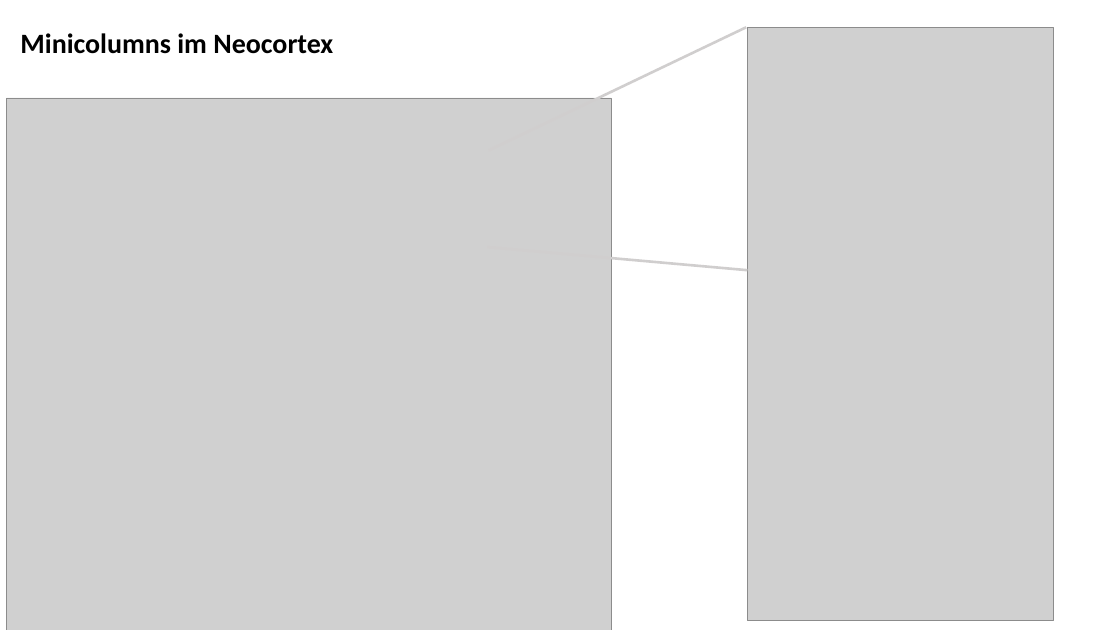
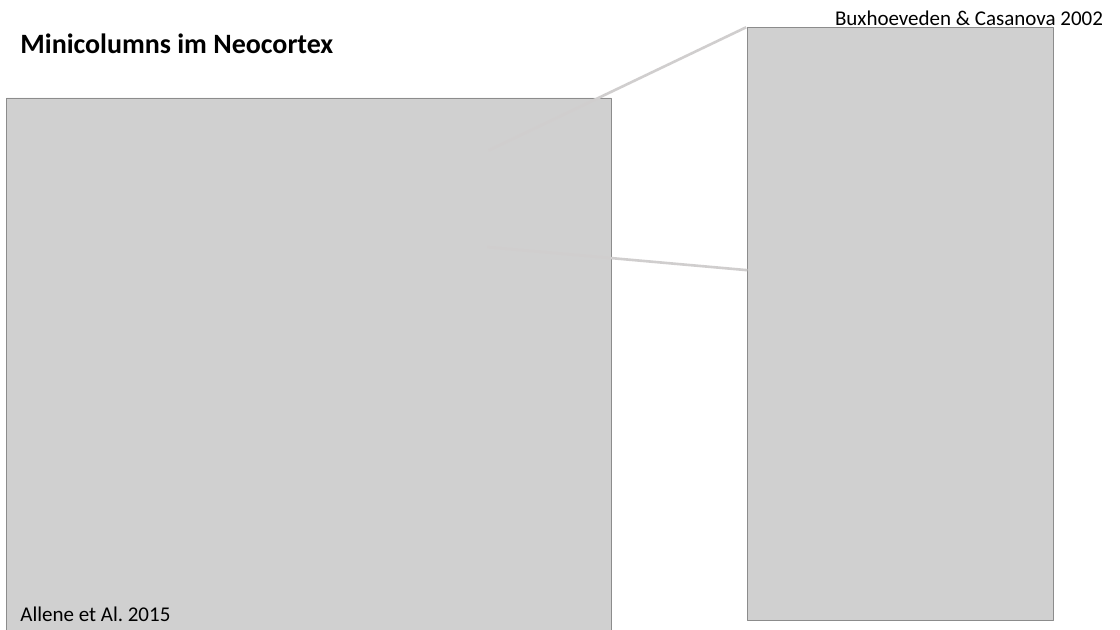
Before and after one commit to danck/hsem, a slide deck: slide 13 of Vortrag/hsem.pptx. Drawn at 1120x630 pixels with LibreOffice and Linux fonts; fonts in the diff are those of the drawing; grey boxes stand for pictures. Boxes give left, top, right and bottom in pixels: in the first picture for what was removed or moved away, otherwise in the second. Text is boxed around its words. In the diff, an @@ line names an element or a change of style, - is before the commit and + after.

```diff
--- a/Vortrag/hsem.pptx
+++ b/Vortrag/hsem.pptx
@@ text added at <box>835,10,1103,31</box>, 18 pt, text #000000 @@
+Buxhoeveden & Casanova 2002
@@ text added at <box>20,606,171,621</box>, 18 pt, text #000000 @@
+Allene et Al. 2015
```
Also in this commit, not shown: 6 other slides changed, 18 slides added, 5 slides removed.
